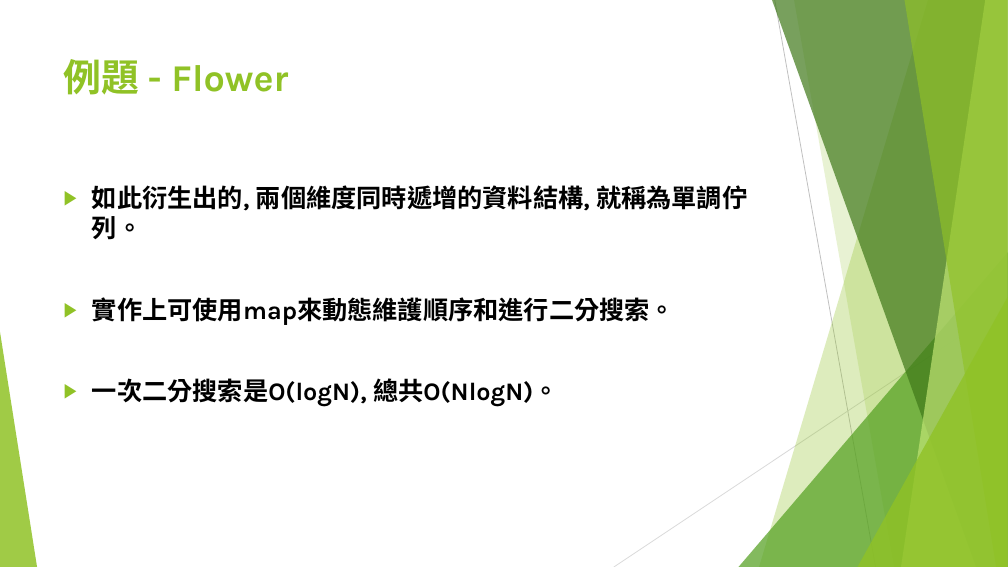
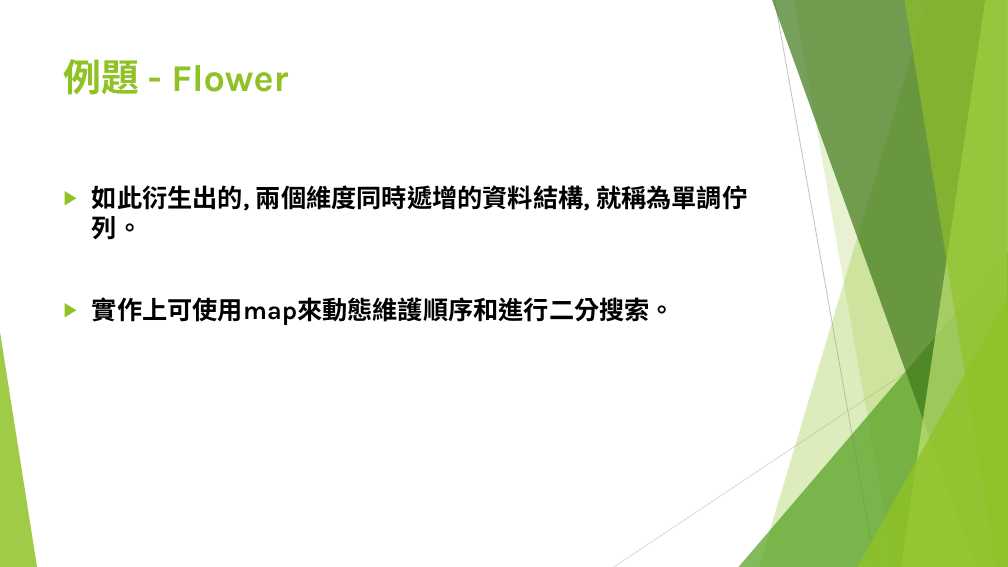
Before and after one commit to S920105123/DP2, a slide deck: slide 103 of presentation/進階動態規劃.pptx (slide 102 before the commit). Drawn at 1008x567 pixels with LibreOffice and Linux fonts; fonts in the diff are those of the drawing. Boxes give left, top, right and bottom in pixels: in the first picture for what was removed or moved away, otherwise in the second. Text is boxed around its words. In the diff, an @@ line names an element or a change of style, - is before the commit and + after.

```diff
--- a/presentation/進階動態規劃.pptx
+++ b/presentation/進階動態規劃.pptx
@@ text at [92,378,559,407]: paragraph removed @@
-▶ 一次二分搜索是O(logN), 總共O(NlogN)。
```
Also in this commit, not shown: 2 other slides changed, 8 slides added.
